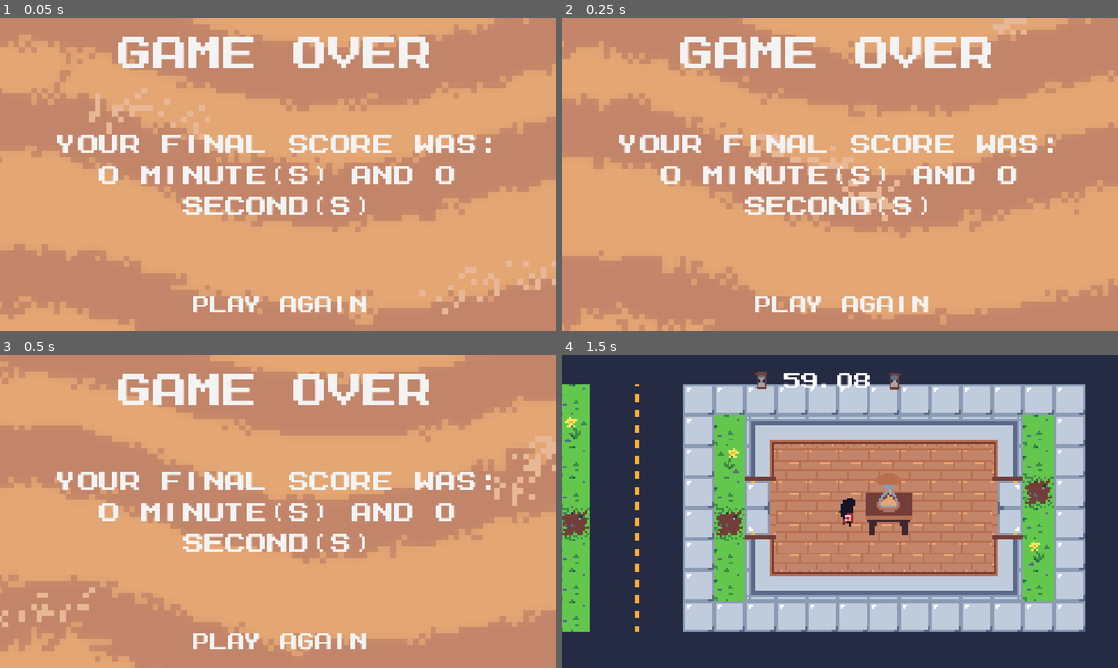
Above: before the commit, frames 1-4 (two rows, left to right).
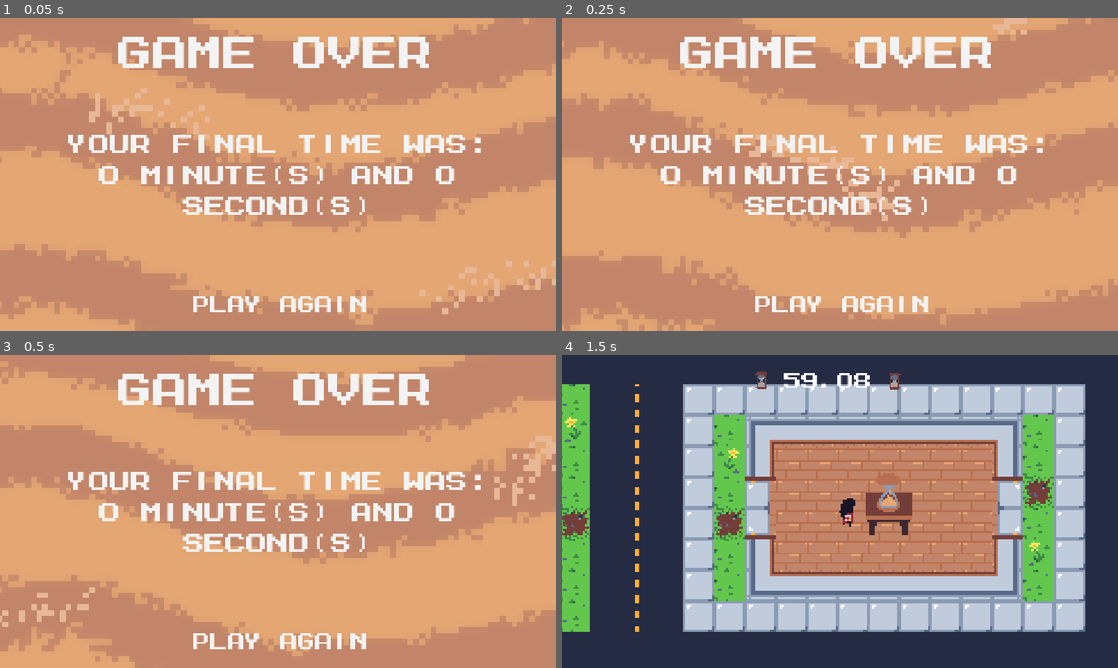
Above: after the commit, the same moments.

Repository: Pedso18/GMTK2026_JUPE
Game: Godot game, scene res://scenes/finalScreen.tscn
Same seed, same stepped clock (60 frames per second), same inputs: the game is played once before the commit and once after it. This scene is started directly instead of the project's main scene. Sound files missing from this copy of the repository are replaced by a short silence.
Inputs (mouse positions are in pixels of both pictures, inside the frame that each line leads up to):
- Up to frame 1 (0.05 s): no input
- Up to frame 2 (0.25 s): no input
- Up to frame 3 (0.5 s): no input
- Up to frame 4 (1.5 s): click "Play Again" at 0.5 s; move the mouse to (962, 495) at 1.27 s; hold Right (ui_right) from 1.28 s (still down)

The runs differ from the first frame. In frame 1, 2.3% of the frame differs, in the area x 10-89%, y 37-44%; in frame 2, 2.3%; in frame 3, 2.3%; in frame 4, nothing differs.

Commit message:
alterei o volume de umas musicas

Diff:
--- a/scenes/catchingSand.tscn
+++ b/scenes/catchingSand.tscn
@@ -147,7 +147,7 @@
 
 [node name="AudioStreamPlayer2D" type="AudioStreamPlayer2D" parent="BucketRb" unique_id=1082176400]
 stream = ExtResource("4_er56y")
-volume_db = 10.478
+volume_db = 4.657
 
 [node name="WorldBarrier" type="RigidBody2D" parent="." unique_id=1797764103]
 disable_mode = 1
--- a/scenes/creditsScreen.tscn
+++ b/scenes/creditsScreen.tscn
@@ -3,6 +3,7 @@
 [ext_resource type="Texture2D" uid="uid://clmhvwl15npnw" path="res://sprites/sandBackground.png" id="1_i4786"]
 [ext_resource type="FontFile" uid="uid://d3fufqskmjou1" path="res://MegamaxJonathanToo-YqOq2.ttf" id="2_iimxu"]
 [ext_resource type="Script" uid="uid://d3i1ql0y830ml" path="res://scripts/creditsScreen.gd" id="3_i4786"]
+[ext_resource type="AudioStream" uid="uid://cy1hh48nbmko4" path="res://music/Three Red Hearts - Modern Bits.ogg" id="4_iimxu"]
 
 [sub_resource type="AtlasTexture" id="AtlasTexture_kex4t"]
 atlas = ExtResource("1_i4786")
@@ -147,4 +148,8 @@
 label_settings = SubResource("LabelSettings_b7irm")
 horizontal_alignment = 1
 
+[node name="AudioStreamPlayer" type="AudioStreamPlayer" parent="." unique_id=1394465016]
+stream = ExtResource("4_iimxu")
+autoplay = true
+
 [connection signal="pressed" from="Control/BackToMenu" to="Control/credits" method="_on_back_to_menu_button_pressed"]
--- a/scenes/node_2d.tscn
+++ b/scenes/node_2d.tscn
@@ -481,7 +481,7 @@
 
 [node name="AudioStreamPlayer" type="AudioStreamPlayer" parent="." unique_id=1519768485]
 stream = ExtResource("20_k6u5g")
-volume_db = -8.423
+volume_db = -11.719
 autoplay = true
 
 [node name="SandSpawner" parent="." unique_id=336671038 instance=ExtResource("14_ey6mn")]
--- a/scenes/startMenu.tscn
+++ b/scenes/startMenu.tscn
@@ -211,6 +211,7 @@
 
 [node name="AudioStreamPlayer" type="AudioStreamPlayer" parent="." unique_id=1332866579]
 stream = ExtResource("5_8fwge")
+volume_db = -8.423
 autoplay = true
 
 [connection signal="pressed" from="Control/PlayButton" to="Control/PlayButton" method="_on_play_pressed"]
--- a/scripts/finalScore.gd
+++ b/scripts/finalScore.gd
@@ -12,7 +12,7 @@
 	var minutos: int = tempo[0]
 	var segundos: int = tempo[1]
 
-	text = "Your final score was: %d minute(s) and %d second(s)" % [minutos, segundos]
+	text = "Your final time was: %d minute(s) and %d second(s)" % [minutos, segundos]
 
 	pass
 
